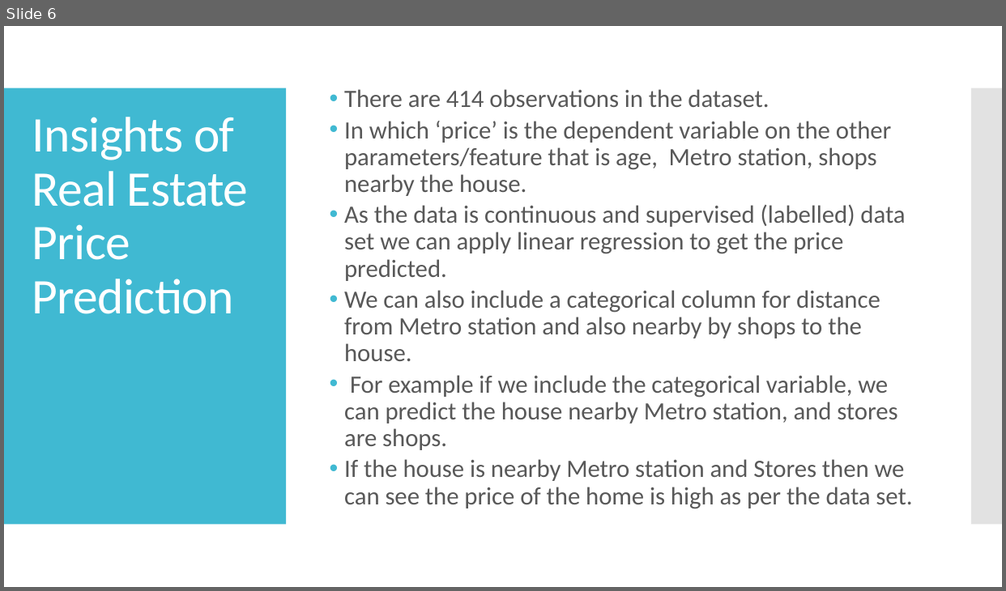
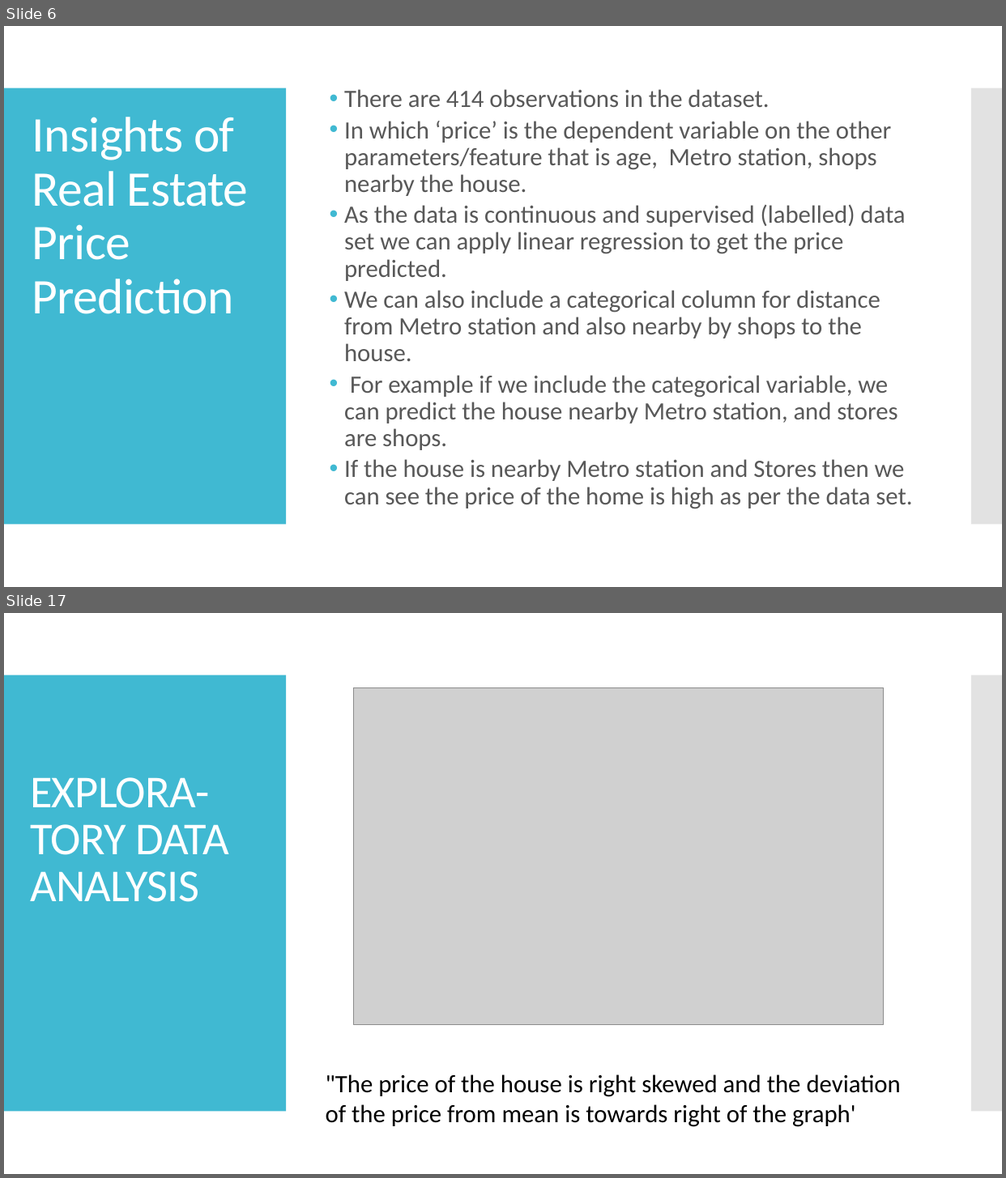
Before and after one commit to Nandan093/Projects, a slide deck: Real Estate price prediction.pptx. Shown one above the other, each under a label of ours: slide 6 before the commit, slides 6 and 17 after it; the slides between them are not shown. The pictures are 1006x591 and 1006x1178 pixels, drawn with LibreOffice and Linux fonts; fonts in the diff are those of the drawing; grey boxes stand for pictures. Boxes give left, top, right and bottom in pixels: in the first picture for what was removed or moved away, otherwise in the second. Text is boxed around its words. In the diff, an @@ line names an element or a change of style, - is before the commit and + after.

```diff
--- a/Real Estate price prediction.pptx
+++ b/Real Estate price prediction.pptx
@@ slide 17 added at bbox=[4, 613, 1002, 1174], background #FFFFFF; not listed: 2 template elements that a slide beside it also shows @@
@@ picture added at bbox=[354, 688, 884, 1024] @@
@@ text added at bbox=[30, 777, 229, 902], 44 pt, text #FFFFFF @@
+EXPLORA-TORY DATA ANALYSIS
@@ title added at bbox=[326, 1075, 901, 1127], 24 pt, text #000000 @@
+"The price of the house is right skewed and the deviation of the price from mean is towards right of the graph'
```
Also in this commit, not shown: 1 slide changed, 11 other slides added.
